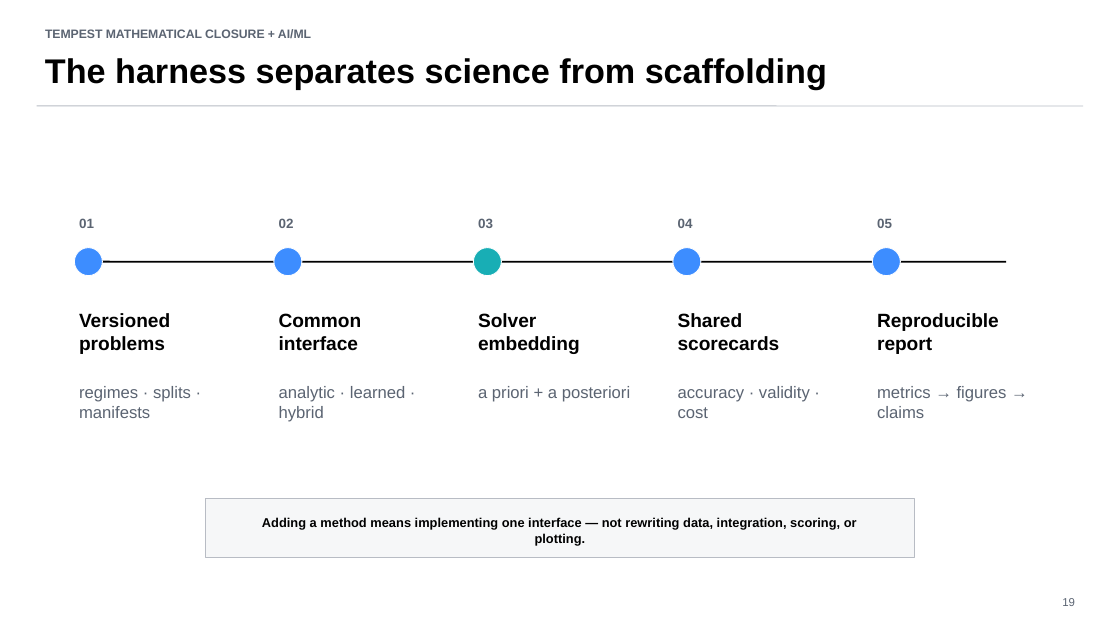
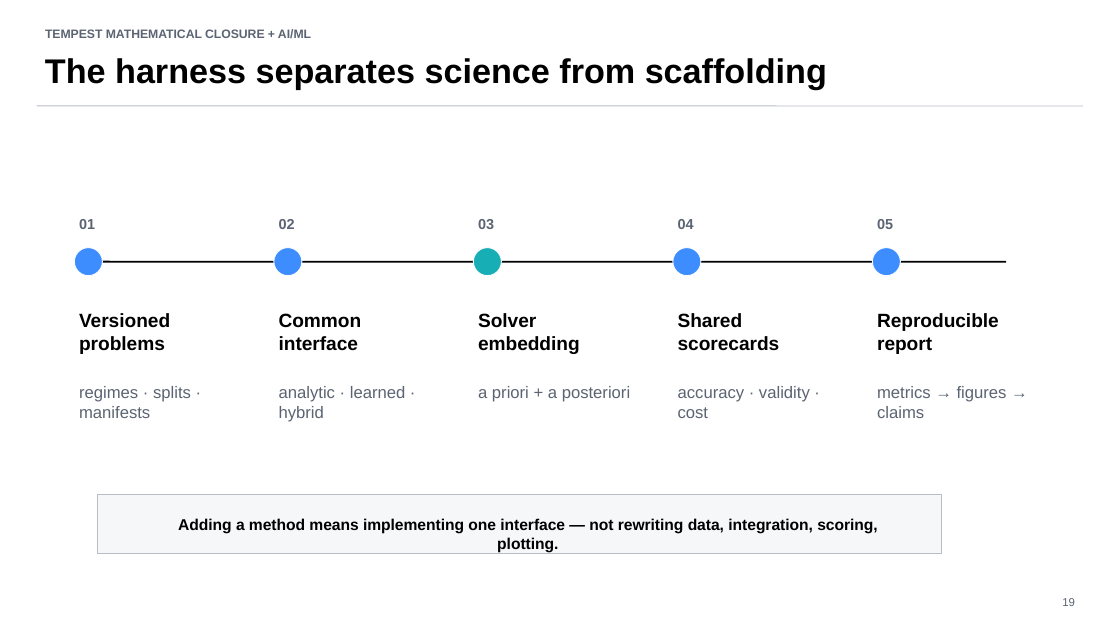
Before and after one commit to annacgilbert/TEMPEST-model-bake-off, a slide deck: slide 16 of docs/presentations/TEMPEST_closure_models_full_talk.pptx (slide 19 before the commit). Drawn at 1120x630 pixels with LibreOffice and Linux fonts; fonts in the diff are those of the drawing. Boxes give left, top, right and bottom in pixels: in the first picture for what was removed or moved away, otherwise in the second. Text is boxed around its words. In the diff, an @@ line names an element or a change of style, - is before the commit and + after.

```diff
--- a/docs/presentations/TEMPEST_closure_models_full_talk.pptx
+++ b/docs/presentations/TEMPEST_closure_models_full_talk.pptx
@@ rectangle: place and size @@
-rectangle at <box>206,499,915,558</box>
+rectangle at <box>97,495,941,554</box>
@@ text at <box>178,518,877,552</box>: text changed; size 11 to 13.4 pt @@
-Adding a method means implementing one interface — not rewriting data, integration, scoring, or plotting.
+Adding a method means implementing one interface — not rewriting data, integration, scoring, plotting.
```
Also in this commit, not shown: 18 other slides changed, 1 slide added, 3 slides removed, 6 other files.
